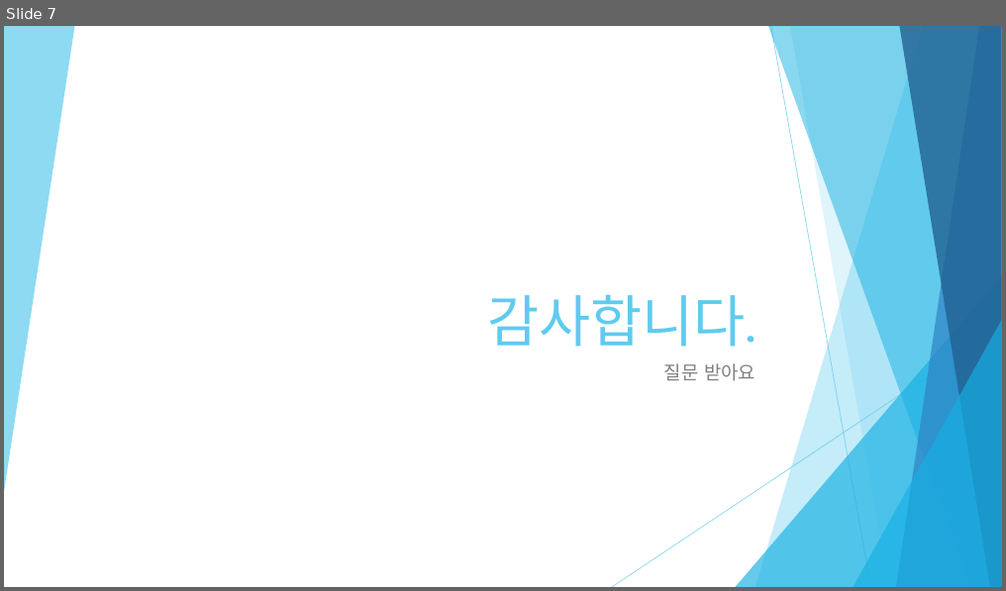
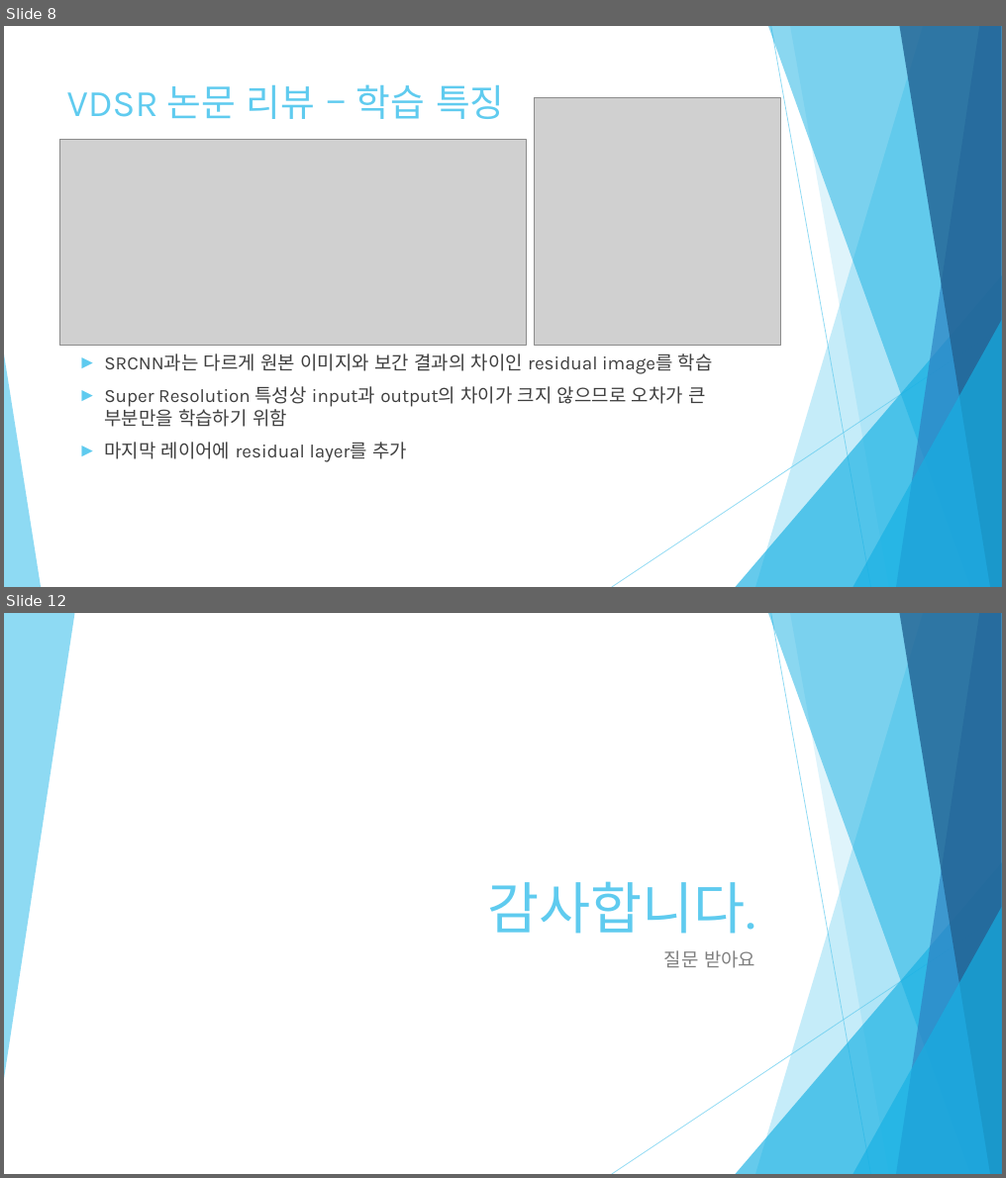
Before and after one commit to Refstop/Digital_Image_Process, a slide deck: term_project/report/DIP_Term_Project.pptx. Shown one above the other, each under a label of ours: slide 7 before the commit, slides 8 and 12 after it; the slides between them are not shown. The pictures are 1006x591 and 1006x1178 pixels, drawn with LibreOffice and Linux fonts; fonts in the diff are those of the drawing; grey boxes stand for pictures. Boxes give left, top, right and bottom in pixels: in the first picture for what was removed or moved away, otherwise in the second. Text is boxed around its words. In the diff, an @@ line names an element or a change of style, - is before the commit and + after.

```diff
--- a/term_project/report/DIP_Term_Project.pptx
+++ b/term_project/report/DIP_Term_Project.pptx
@@ slide 8 added at (4,26,1002,587), background #FFFFFF; not listed: 9 template elements that a slide beside it also shows @@
@@ title added at (67,84,505,119), 36 pt, text #5FCBEF @@
+VDSR 논문 리뷰 – 학습 특징
@@ picture added at (535,98,781,346) @@
@@ picture added at (59,140,526,347) @@
@@ triangle added at (4,355,41,587), fill #5FCBEF at 70% opacity @@
@@ text added at (104,354,713,463), 18 pt, text #3F3F3F @@
+► SRCNN과는 다르게 원본 이미지와 보간 결과의 차이인 residual image를 학습
+► Super Resolution 특성상 input과 output의 차이가 크지 않으므로 오차가 큰 부분만을 학습하기 위함
+► 마지막 레이어에 residual layer를 추가
@@ what was slide 7 is now slide 12 @@
```
Also in this commit, not shown: 2 slides changed, 8 other slides added, 4 slides removed, 19 other files.
